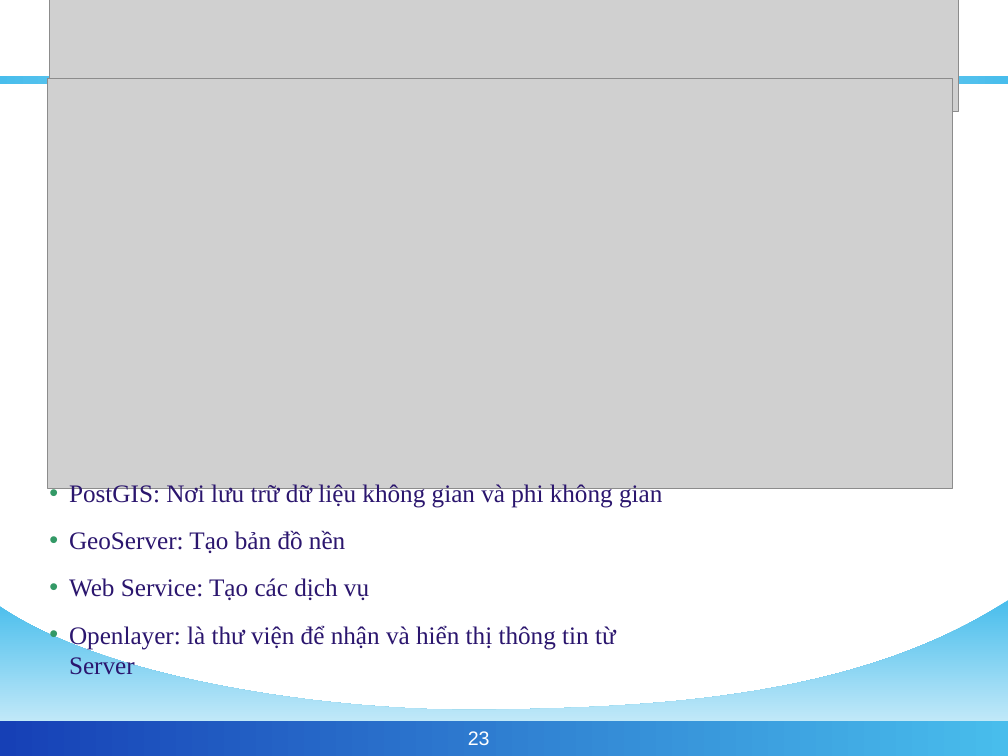
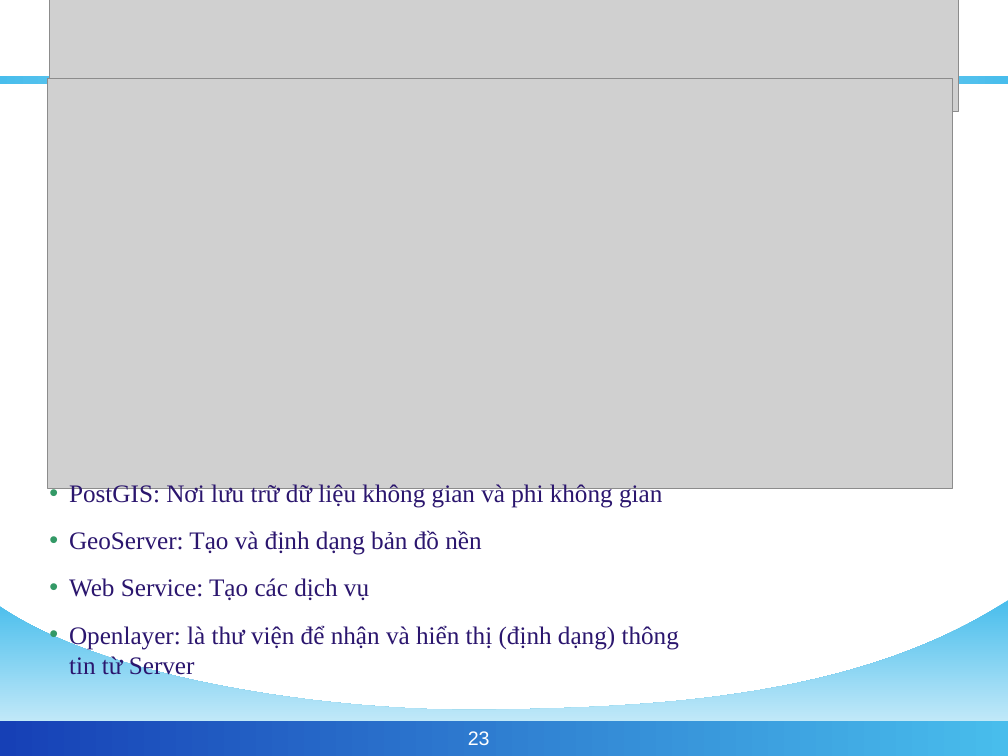
Before and after one commit to phamngsinh/cantho-webgis, a slide deck: slide 23 of Document/Bao Cao/BaoCaoLuanVan2.ppt. Drawn at 1008x756 pixels with LibreOffice and Linux fonts; fonts in the diff are those of the drawing; grey boxes stand for pictures; background and template pictures are left out. Boxes give left, top, right and bottom in pixels: in the first picture for what was removed or moved away, otherwise in the second. Text is boxed around its words. In the diff, an @@ line names an element or a change of style, - is before the commit and + after.

```diff
--- a/Document/Bao Cao/BaoCaoLuanVan2.ppt
+++ b/Document/Bao Cao/BaoCaoLuanVan2.ppt
@@ text at [69, 530, 481, 555]: text changed @@
-• GeoServer: Tạo bản đồ nền
+• GeoServer: Tạo và định dạng bản đồ nền
@@ text at [69, 625, 679, 680]: text changed @@
-• Openlayer: là thư viện để nhận và hiển thị thông tin từ Server
+• Openlayer: là thư viện để nhận và hiển thị (định dạng) thông tin từ Server
```
Also in this commit, not shown: 1 other slide changed.
